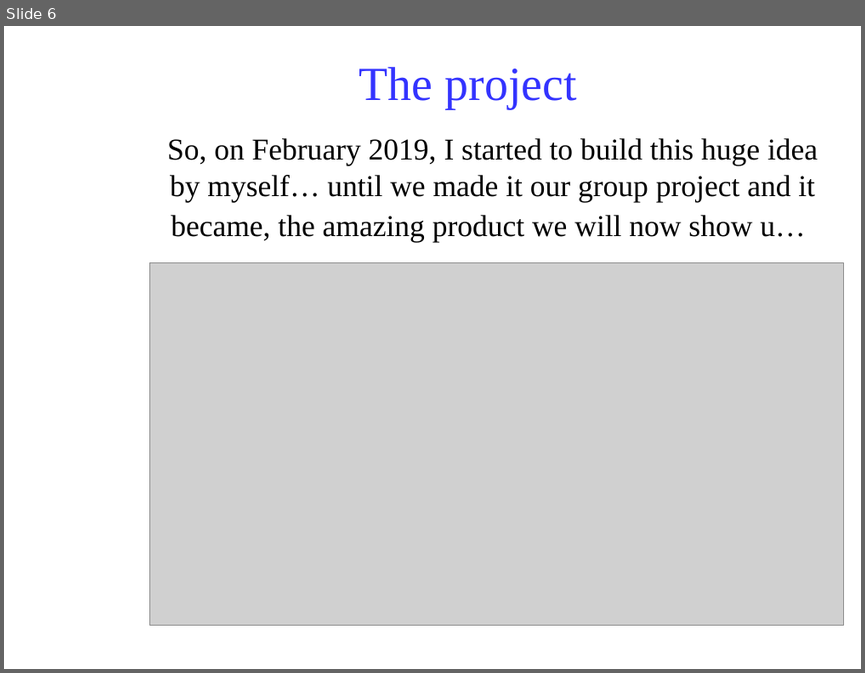
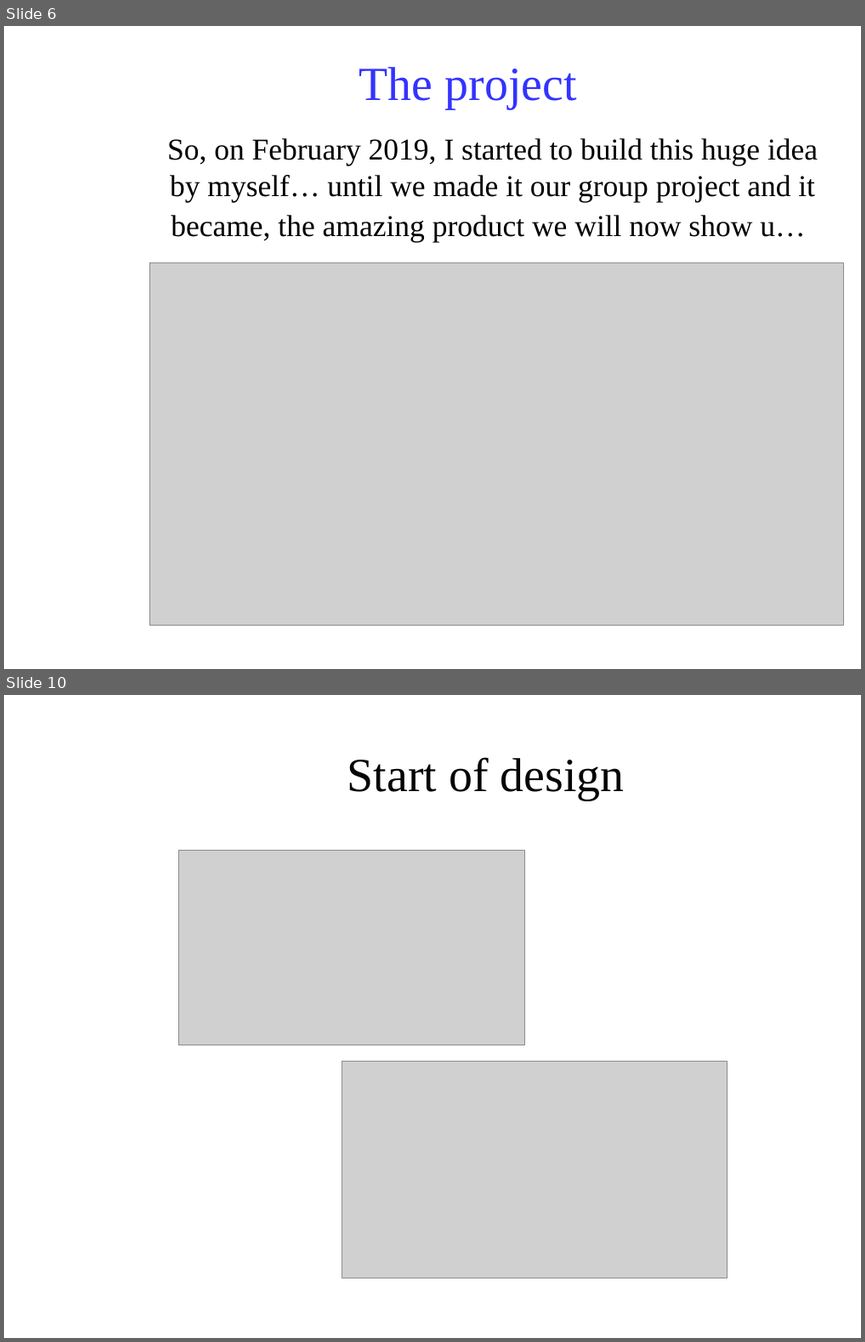
Before and after one commit to Klarala13/collectivity, a slide deck: Presentation/collectivity.odp. Shown one above the other, each under a label of ours: slide 6 before the commit, slides 6 and 10 after it; the slides between them are not shown. The pictures are 865x673 and 865x1342 pixels, drawn with LibreOffice and Linux fonts; fonts in the diff are those of the drawing; grey boxes stand for pictures; background and template pictures are left out. Boxes give left, top, right and bottom in pixels: in the first picture for what was removed or moved away, otherwise in the second. Text is boxed around its words. In the diff, an @@ line names an element or a change of style, - is before the commit and + after.

```diff
--- a/Presentation/collectivity.odp
+++ b/Presentation/collectivity.odp
@@ slide 10 added at (4,695,861,1338), background picture (left out) @@
@@ title added at (347,757,624,800), 44 pt, text #050505 @@
+Start of design
@@ picture added at (178,850,525,1045) @@
@@ picture added at (341,1061,727,1278) @@
```
Also in this commit, not shown: 3 other slides added, 2 other files.
